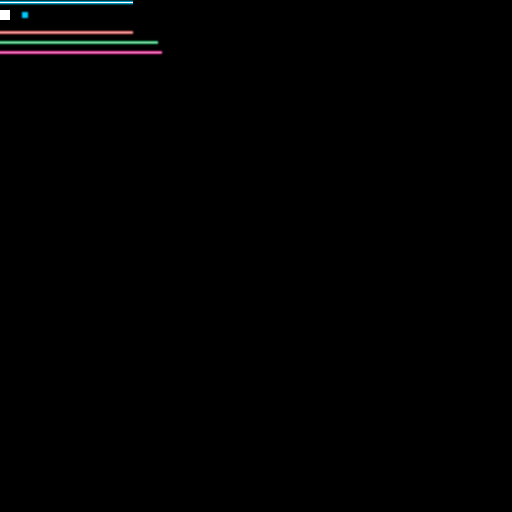
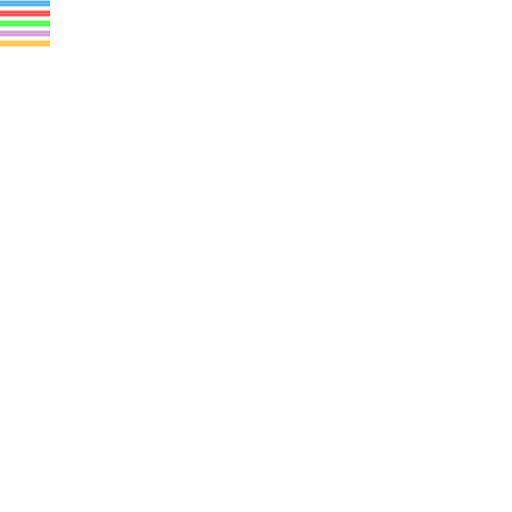
Comparing the layer stacks of the two 512×512 images. Changes:
removed layer "Ebene #5" over [0, 49, 164, 56]
removed layer "Ebene #4" over [0, 39, 160, 46]
removed layer "Ebene #3" over [0, 29, 135, 36]
removed layer "Ebene #2" over [0, 2, 50, 3]
moved "Ebene" above "asteroids.png", painted on it over [0, 0, 512, 512]
renamed "Hintergrund" to "asteroids.png", moved it above "Ebene #1", painted on it over [0, 0, 133, 38]
hid "Ebene #1", painted on it over [0, 0, 512, 512]
